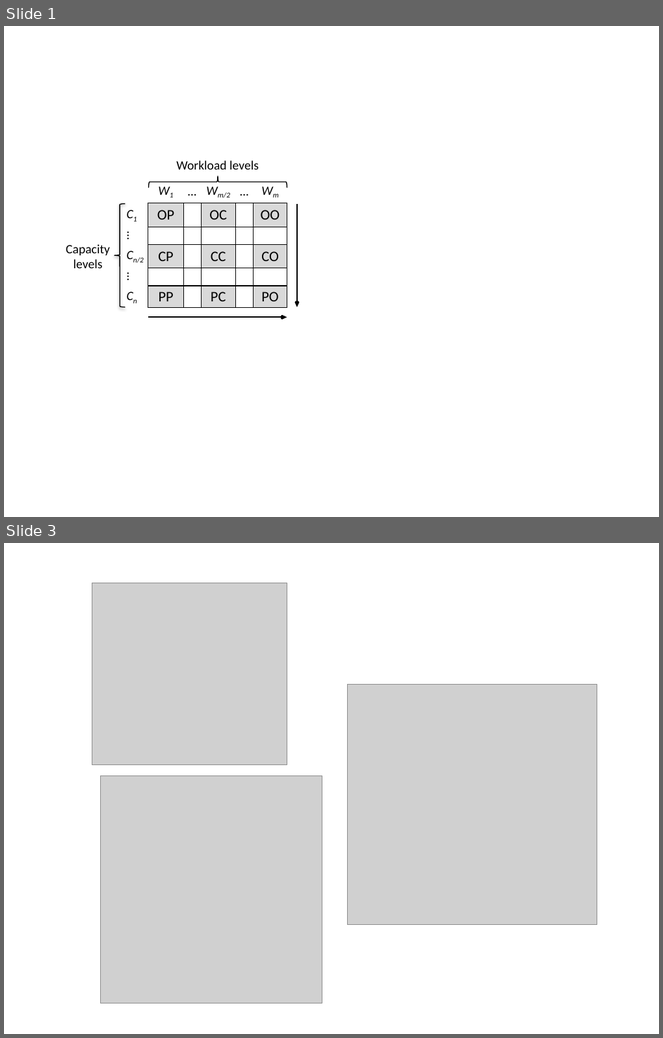
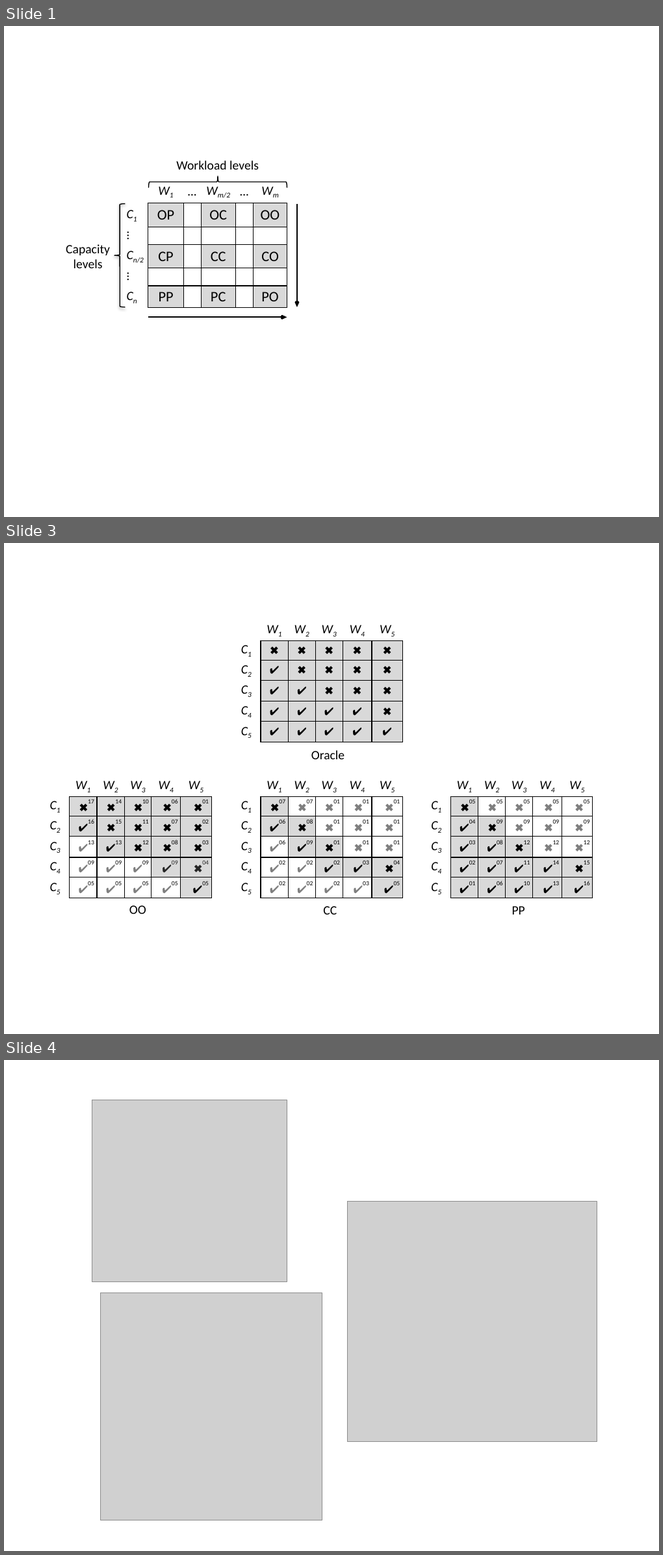
Before and after one commit to marcelocg/Dissertacao, a slide deck: Diagramas/cloud-capacitor-figuras.pptx. Shown one above the other, each under a label of ours: slides 1 and 3 before the commit, slides 1, 3 and 4 after it; the slides between them are not shown. The pictures are 663x1038 and 663x1555 pixels, drawn with LibreOffice and Linux fonts; fonts in the diff are those of the drawing; grey boxes stand for pictures. Boxes give left, top, right and bottom in pixels: in the first picture for what was removed or moved away, otherwise in the second. Text is boxed around its words. In the diff, an @@ line names an element or a change of style, - is before the commit and + after.

```diff
--- a/Diagramas/cloud-capacitor-figuras.pptx
+++ b/Diagramas/cloud-capacitor-figuras.pptx
@@ slide 3 added at <box>4,543,659,1034</box>, background #FFFFFF @@
@@ table added at <box>232,620,403,743</box>, 6 rows, 6 columns @@
+ | W1 | W2 | W3 | W4 | W5
+C1 | ✖ | ✖ | ✖ | ✖ | ✖
+C2 | ✔ | ✖ | ✖ | ✖ | ✖
+C3 | ✔ | ✔ | ✖ | ✖ | ✖
+C4 | ✔ | ✔ | ✔ | ✔ | ✖
+C5 | ✔ | ✔ | ✔ | ✔ | ✔
@@ text added at <box>311,750,345,759</box>, 14 pt, text #000000 @@
+Oracle
@@ table added at <box>40,776,212,899</box>, 6 rows, 6 columns @@
+ | W1 | W2 | W3 | W4 | W5
+C1 | ✖17 | ✖14 | ✖10 | ✖06 | ✖01
+C2 | ✔16 | ✖15 | ✖11 | ✖07 | ✖02
+C3 | ✔13 | ✔13 | ✖12 | ✖08 | ✖03
+C4 | ✔09 | ✔09 | ✔09 | ✔09 | ✖04
+C5 | ✔05 | ✔05 | ✔05 | ✔05 | ✔05
@@ table added at <box>232,776,403,899</box>, 6 rows, 6 columns @@
+ | W1 | W2 | W3 | W4 | W5
+C1 | ✖07 | ✖07 | ✖01 | ✖01 | ✖01
+C2 | ✔06 | ✖08 | ✖01 | ✖01 | ✖01
+C3 | ✔06 | ✔09 | ✖01 | ✖01 | ✖01
+C4 | ✔02 | ✔02 | ✔02 | ✔03 | ✖04
+C5 | ✔02 | ✔02 | ✔02 | ✔03 | ✔05
@@ table added at <box>422,776,593,899</box>, 6 rows, 6 columns @@
+ | W1 | W2 | W3 | W4 | W5
+C1 | ✖05 | ✖05 | ✖05 | ✖05 | ✖05
+C2 | ✔04 | ✖09 | ✖09 | ✖09 | ✖09
+C3 | ✔03 | ✔08 | ✖12 | ✖12 | ✖12
+C4 | ✔02 | ✔07 | ✔11 | ✔14 | ✖15
+C5 | ✔01 | ✔06 | ✔10 | ✔13 | ✔16
@@ text added at <box>129,906,146,914</box>, 14 pt, text #000000 @@
+OO
@@ text added at <box>323,906,337,915</box>, 14 pt, text #000000 @@
+CC
@@ text added at <box>512,906,525,915</box>, 14 pt, text #000000 @@
+PP
@@ what was slide 3 is now slide 4 @@
```
Also in this commit, not shown: 1 slide changed, 2 other files.
